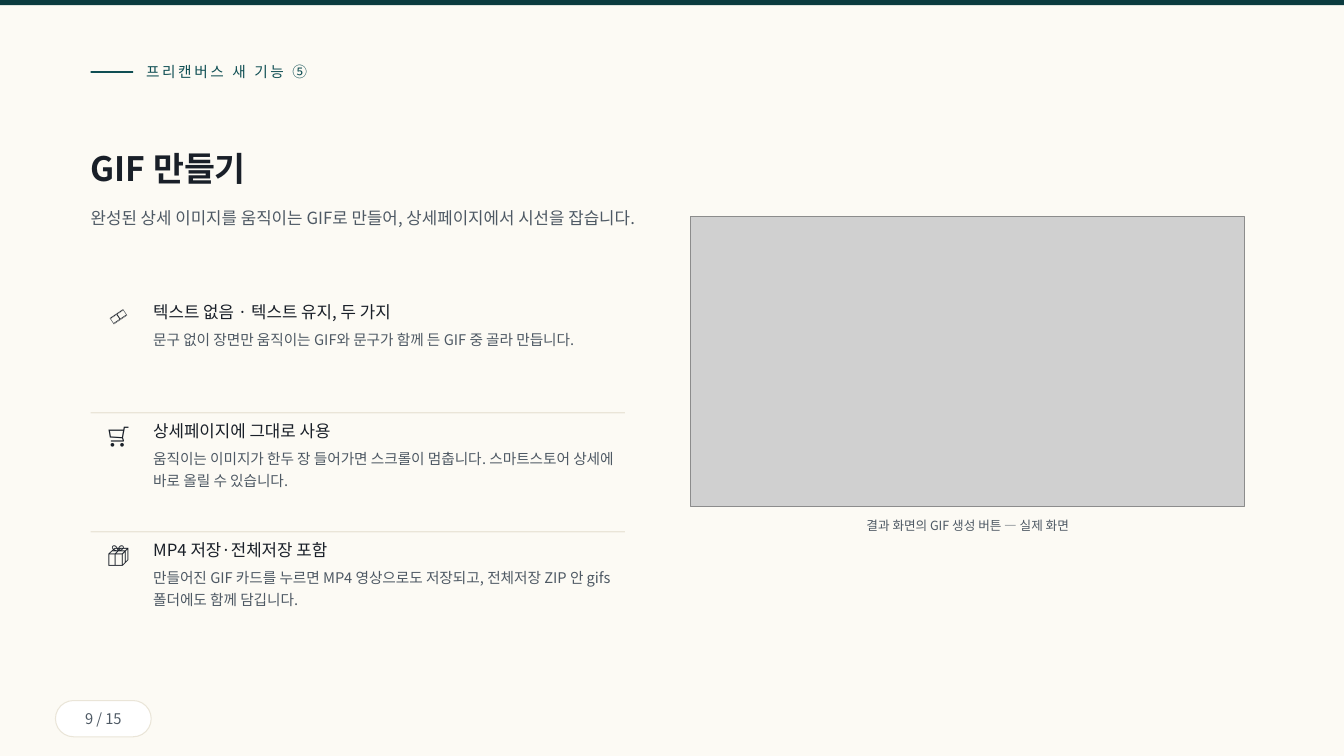
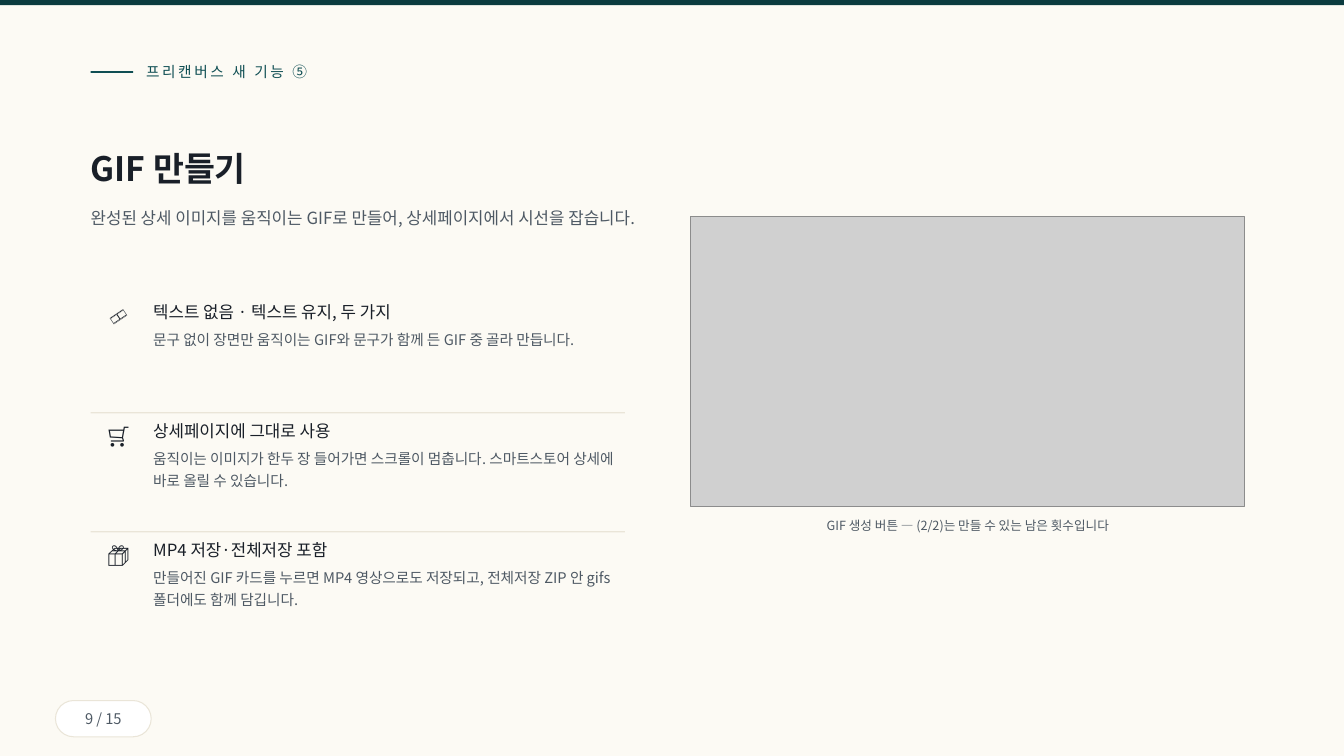
Before and after one commit to ramiteacher/searchmaster-x-freecanvas, a slide deck: slide 9 of slides.pptx. Drawn at 1344x756 pixels with LibreOffice and Linux fonts; fonts in the diff are those of the drawing; grey boxes stand for pictures. Boxes give left, top, right and bottom in pixels: in the first picture for what was removed or moved away, otherwise in the second. Text is boxed around its words. In the diff, an @@ line names an element or a change of style, - is before the commit and + after.

Commit message:
내용-스크린샷 일치: 1688 영상 2컷(번역 화면+작업 목록), 캡션이 화면 속 실제 요소를 설명하도록 정비

```diff
--- a/slides.pptx
+++ b/slides.pptx
@@ text at [827, 519, 1109, 533]: text changed @@
-결과 화면의 GIF 생성 버튼 — 실제 화면
+GIF 생성 버튼 — (2/2)는 만들 수 있는 남은 횟수입니다
```
Also in this commit, not shown: 4 other slides changed, 1 other file.
